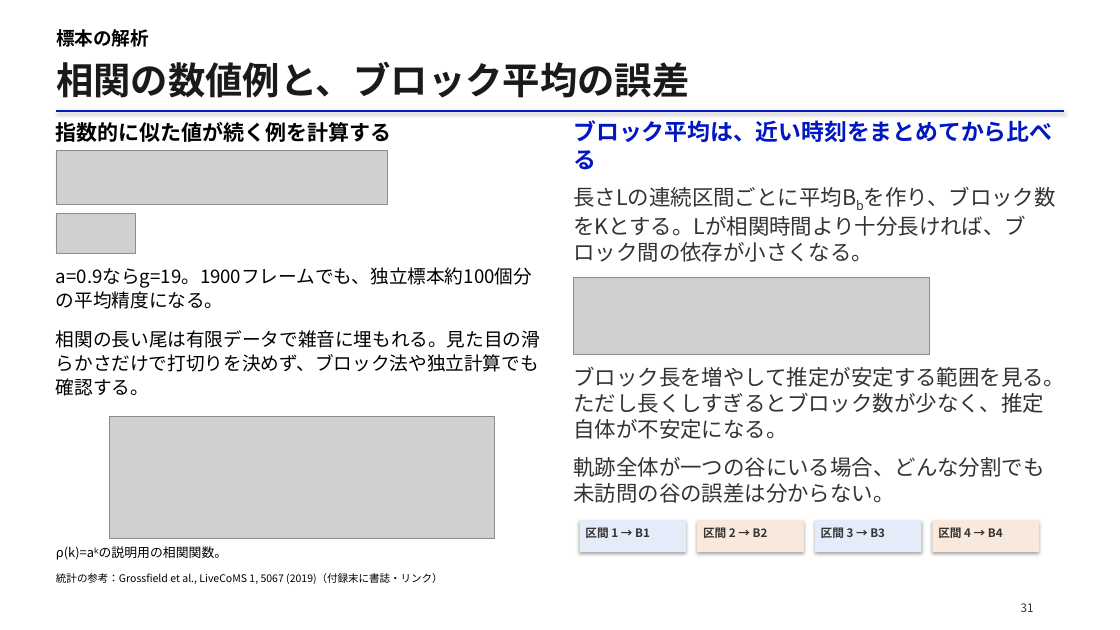
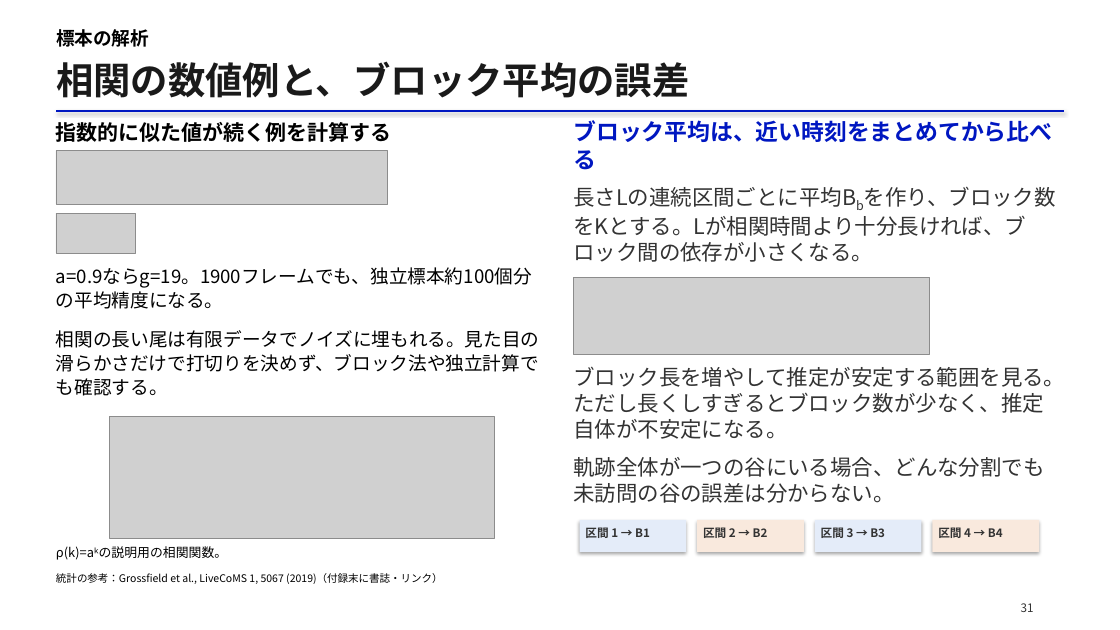
Before and after one commit to matsunagalab/lecture_bioinfo, a slide deck: slide 31 of 10_構造の分布を計算する/10_構造の分布を計算する.pptx. Drawn at 1120x630 pixels with LibreOffice and Linux fonts; fonts in the diff are those of the drawing; grey boxes stand for pictures. Boxes give left, top, right and bottom in pixels: in the first picture for what was removed or moved away, otherwise in the second. Text is boxed around its words. In the diff, an @@ line names an element or a change of style, - is before the commit and + after.

```diff
--- a/10_構造の分布を計算する/10_構造の分布を計算する.pptx
+++ b/10_構造の分布を計算する/10_構造の分布を計算する.pptx
@@ text at [56, 330, 539, 396]: text changed @@
-相関の長い尾は有限データで雑音に埋もれる。見た目の滑らかさだけで打切りを決めず、ブロック法や独立計算でも確認する。
+相関の長い尾は有限データでノイズに埋もれる。見た目の滑らかさだけで打切りを決めず、ブロック法や独立計算でも確認する。
```
Also in this commit, not shown: 18 other slides changed, 27 other files.
